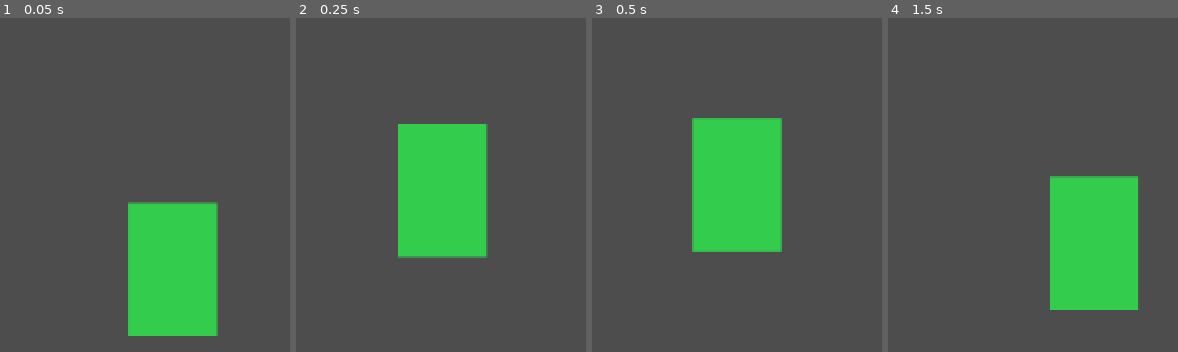
Above: before the commit, frames 1-4 (left to right).
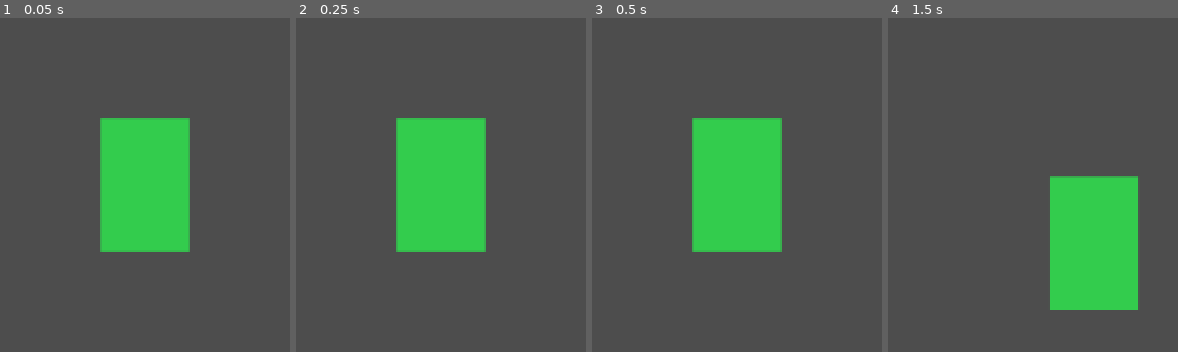
Above: after the commit, the same moments.

Repository: WMsans/top-down-rogue
Game: Godot game, scene res://scenes/main.tscn
The game is run twice, just before and just after one commit, with the same random seed, the same clock (stepped at 60 frames per second) and the same inputs.
Inputs (mouse positions are in pixels of both pictures, inside the frame that each line leads up to):
- Up to frame 1 (0.05 s): no input
- Up to frame 2 (0.25 s): no input
- Up to frame 3 (0.5 s): no input
- Up to frame 4 (1.5 s): tap Enter at 0.5 s; move the mouse to (outside the picture) at 0.52 s; hold D 0.53-1.28 s; click (outside the picture) at 0.67 s; tap Space at 1.25 s; move the mouse to (outside the picture) at 1.27 s; hold S from 1.28 s (still down)

The runs differ from the first frame. In frame 1, 19% of the frame differs, in the area x 34-76%, y 29-96%; in frame 2, 1.9%; in frame 3, nothing differs; in frame 4, nothing differs.
Error before the commit: Cannot call method 'shader_create_from_spirv' on a null value. (res://scripts/world_manager.gd:95)
Error after the commit: Parse Error: Function "_create_chunk()" not found in base self. (res://scripts/world_manager.gd:671)

Commit message:
feat: integrate pool, queue, and predictive loader into WorldManager

Diff:
--- a/scripts/world_manager.gd
+++ b/scripts/world_manager.gd
@@ -28,6 +28,10 @@
 var _gen_uniform_sets_to_free: Array[RID] = []
 var material_textures: Texture2DArray
 
+var chunk_pool: ChunkPool
+var chunk_queue: ChunkQueue
+var predictive_loader: PredictiveLoader
+
 @onready var chunk_container: Node2D = $ChunkContainer
 var collision_container: Node2D
 
@@ -45,9 +49,23 @@
 	render_shader = preload("res://shaders/render_chunk.gdshader")
 	_init_material_textures()
 
+	# Create collision container before pool initialization
 	collision_container = Node2D.new()
 	collision_container.name = "CollisionContainer"
 	add_child(collision_container)
+
+	# Initialize pool and queue
+	chunk_pool = ChunkPool.new(
+		rd,
+		gen_shader,
+		gen_pipeline,
+		render_shader,
+		material_textures,
+		collision_container,
+		64
+	)
+	chunk_queue = ChunkQueue.new()
+	predictive_loader = PredictiveLoader.new()
 
 
 func _init_material_textures() -> void:
@@ -70,6 +88,8 @@
 	for coord in chunks:
 		var chunk: Chunk = chunks[coord]
 		_free_chunk_resources(chunk)
+	if chunk_pool:
+		chunk_pool.clear()
 	chunks.clear()
 	if dummy_texture.is_valid():
 		rd.free_rid(dummy_texture)
@@ -155,14 +175,33 @@
 	for x in range(min_chunk.x, max_chunk.x + 1):
 		for y in range(min_chunk.y, max_chunk.y + 1):
 			result.append(Vector2i(x, y))
+
+	# Add predictive chunks
+	var predicted := predictive_loader.get_predicted_chunks(result, tracking_position)
+	for coord in predicted:
+		if not result.has(coord):
+			result.append(coord)
+
 	return result
 
 
 func _update_chunks() -> void:
-	# Free previous frame's generation uniform sets (GPU is done with them)
+	# Free previous frame's generation uniform sets
 	for us in _gen_uniform_sets_to_free:
 		rd.free_rid(us)
 	_gen_uniform_sets_to_free.clear()
+
+	# Process queue first (async processing)
+	var processed := chunk_queue.process_next_frame(
+		rd,
+		gen_pipeline,
+		gen_shader,
+		chunks,
+		_rebuild_after_generation
+	)
+
+	# Update predictive loader position
+	predictive_loader.update(tracking_position)
 
 	var desired := _get_desired_chunks()
 	var desired_set: Dictionary = {}
@@ -177,117 +216,65 @@
 	for coord in to_remove:
 		_unload_chunk(coord)
 
-	# Load new chunks
+	# Queue new chunks
 	var new_chunks: Array[Vector2i] = []
 	for coord in desired:
 		if not chunks.has(coord):
-			_create_chunk(coord)
+			_load_chunk(coord)
 			new_chunks.append(coord)
-
-	# Batch-generate all new chunks
-	if not new_chunks.is_empty():
-		var compute_list := rd.compute_list_begin()
-		rd.compute_list_bind_compute_pipeline(compute_list, gen_pipeline)
-		for coord in new_chunks:
+		elif not chunk_queue.has_pending(coord):
+			# Chunk exists and not pending, check if needs rebuild
 			var chunk: Chunk = chunks[coord]
-			var gen_uniform := RDUniform.new()
-			gen_uniform.uniform_type = RenderingDevice.UNIFORM_TYPE_IMAGE
-			gen_uniform.binding = 0
-			gen_uniform.add_id(chunk.rd_texture)
-			var uniform_set := rd.uniform_set_create([gen_uniform], gen_shader, 0)
-			_gen_uniform_sets_to_free.append(uniform_set)
-			rd.compute_list_bind_uniform_set(compute_list, uniform_set, 0)
-
-			var push_data := PackedByteArray()
-			push_data.resize(16)
-			push_data.encode_s32(0, coord.x)
-			push_data.encode_s32(4, coord.y)
-			push_data.encode_u32(8, 0)
-			push_data.encode_u32(12, 0)
-			rd.compute_list_set_push_constant(compute_list, push_data, push_data.size())
-
-			rd.compute_list_dispatch(compute_list, NUM_WORKGROUPS, NUM_WORKGROUPS, 1)
-		rd.compute_list_end()
-
-	# Rebuild simulation uniform sets for affected chunks
+			if chunk.is_recycled:
+				chunk_queue.add_texture_reset(coord, chunk)
+
+	# Rebuild simulation uniform sets for newly loaded chunks
 	if not new_chunks.is_empty() or not to_remove.is_empty():
 		_rebuild_sim_uniform_sets(new_chunks, to_remove)
 		_update_render_neighbors(new_chunks, to_remove)
 
 
-func _create_chunk(coord: Vector2i) -> void:
-	var chunk := Chunk.new()
-	chunk.coord = coord
-
-	var tf := RDTextureFormat.new()
-	tf.width = CHUNK_SIZE
-	tf.height = CHUNK_SIZE
-	tf.format = RenderingDevice.DATA_FORMAT_R8G8B8A8_UNORM
-	tf.usage_bits = (
-		RenderingDevice.TEXTURE_USAGE_STORAGE_BIT
-		| RenderingDevice.TEXTURE_USAGE_SAMPLING_BIT
-		| RenderingDevice.TEXTURE_USAGE_CAN_UPDATE_BIT
-		| RenderingDevice.TEXTURE_USAGE_CAN_COPY_FROM_BIT
+func _load_chunk(coord: Vector2i) -> void:
+	var chunk := chunk_pool.get_chunk(coord)
+	chunk.is_recycled = chunk_pool.inactive_chunks.has(coord)
+	chunks[coord] = chunk
+
+	chunk_container.add_child(chunk.mesh_instance)
+	chunk_container.add_child(chunk.wall_mesh_instance)
+	collision_container.add_child(chunk.static_body)
+
+	# Queue for generation or texture reset
+	var player_chunk := Vector2i(
+		floori(tracking_position.x / float(CHUNK_SIZE)),
+		floori(tracking_position.y / float(CHUNK_SIZE))
 	)
-	chunk.rd_texture = rd.texture_create(tf, RDTextureView.new())
-
-	chunk.injection_buffer = rd.storage_buffer_create(INJECTION_BUFFER_SIZE)
-	# Zero-initialize (count = 0, no bodies) so the first dispatch is a no-op loop.
-	var zero_data := PackedByteArray()
-	zero_data.resize(INJECTION_BUFFER_SIZE)
-	zero_data.fill(0)
-	rd.buffer_update(chunk.injection_buffer, 0, zero_data.size(), zero_data)
-
-	chunk.texture_2d_rd = Texture2DRD.new()
-	chunk.texture_2d_rd.texture_rd_rid = chunk.rd_texture
-
-	chunk.mesh_instance = MeshInstance2D.new()
-	var quad := QuadMesh.new()
-	quad.size = Vector2(CHUNK_SIZE, CHUNK_SIZE)
-	chunk.mesh_instance.mesh = quad
-	chunk.mesh_instance.position = Vector2(coord) * CHUNK_SIZE + Vector2(CHUNK_SIZE / 2.0, CHUNK_SIZE / 2.0)
-
-	var mat := ShaderMaterial.new()
-	mat.shader = render_shader
-	mat.set_shader_parameter("chunk_data", chunk.texture_2d_rd)
-	mat.set_shader_parameter("material_textures", material_textures)
-	mat.set_shader_parameter("wall_height", 16)
-	mat.set_shader_parameter("layer_mode", 1)
-	chunk.mesh_instance.material = mat
-
-	chunk_container.add_child(chunk.mesh_instance)
-
-	# Wall top mesh (renders in front of player)
-	chunk.wall_mesh_instance = MeshInstance2D.new()
-	var wall_quad := QuadMesh.new()
-	wall_quad.size = Vector2(CHUNK_SIZE, CHUNK_SIZE)
-	chunk.wall_mesh_instance.mesh = wall_quad
-	chunk.wall_mesh_instance.position = chunk.mesh_instance.position
-	chunk.wall_mesh_instance.z_index = 1
-
-	var wall_mat := ShaderMaterial.new()
-	wall_mat.shader = render_shader
-	wall_mat.set_shader_parameter("chunk_data", chunk.texture_2d_rd)
-	wall_mat.set_shader_parameter("material_textures", material_textures)
-	wall_mat.set_shader_parameter("wall_height", 16)
-	wall_mat.set_shader_parameter("layer_mode", 0)
-	chunk.wall_mesh_instance.material = wall_mat
-
-	chunk_container.add_child(chunk.wall_mesh_instance)
-
-	chunk.static_body = StaticBody2D.new()
-	chunk.static_body.collision_layer = 1
-	chunk.static_body.collision_mask = 0
-	collision_container.add_child(chunk.static_body)
-	chunk.collision_dirty = true
-
-	chunks[coord] = chunk
+	var distance := (Vector2(coord) - Vector2(player_chunk)).length()
+
+	if chunk.is_recycled:
+		chunk_queue.add_texture_reset(coord, chunk)
+	else:
+		chunk_queue.add_generation(coord, distance)
 
 
 func _unload_chunk(coord: Vector2i) -> void:
 	var chunk: Chunk = chunks[coord]
-	_free_chunk_resources(chunk)
+	chunk_container.remove_child(chunk.mesh_instance)
+	chunk_container.remove_child(chunk.wall_mesh_instance)
+	collision_container.remove_child(chunk.static_body)
 	chunks.erase(coord)
+
+	# Remove from scene tree but keep in pool
+	chunk.is_recycled = true
+	chunk_pool.return_chunk(coord, chunk)
+
+
+func _rebuild_after_generation(coord: Vector2i) -> void:
+	if not chunks.has(coord):
+		return
+	var chunk: Chunk = chunks[coord]
+	var loaded: Array[Vector2i] = [coord]
+	_rebuild_sim_uniform_sets(loaded, [])
+	_update_render_neighbors(loaded, [])
 
 
 func _free_chunk_resources(chunk: Chunk) -> void:
